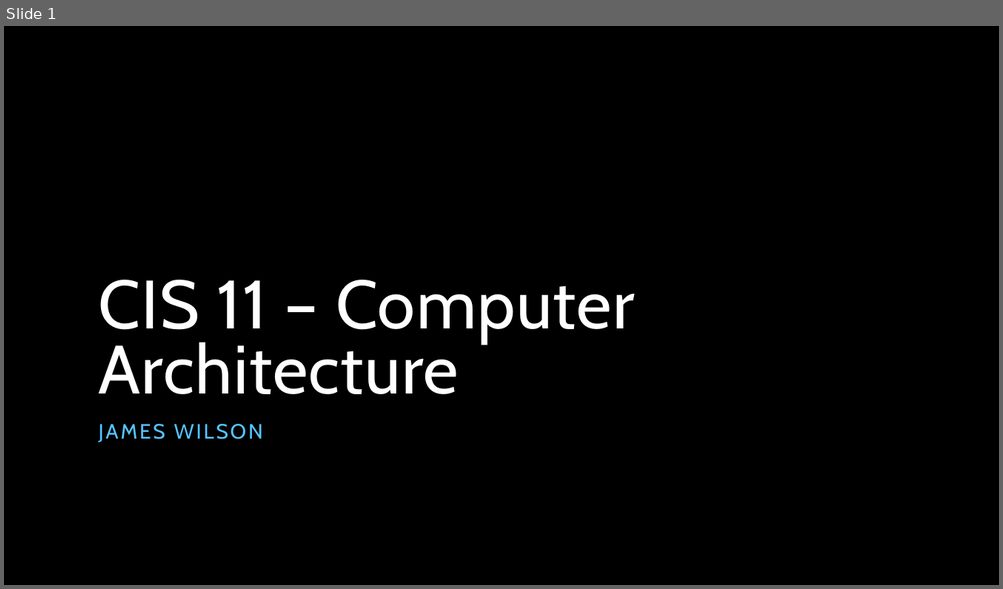
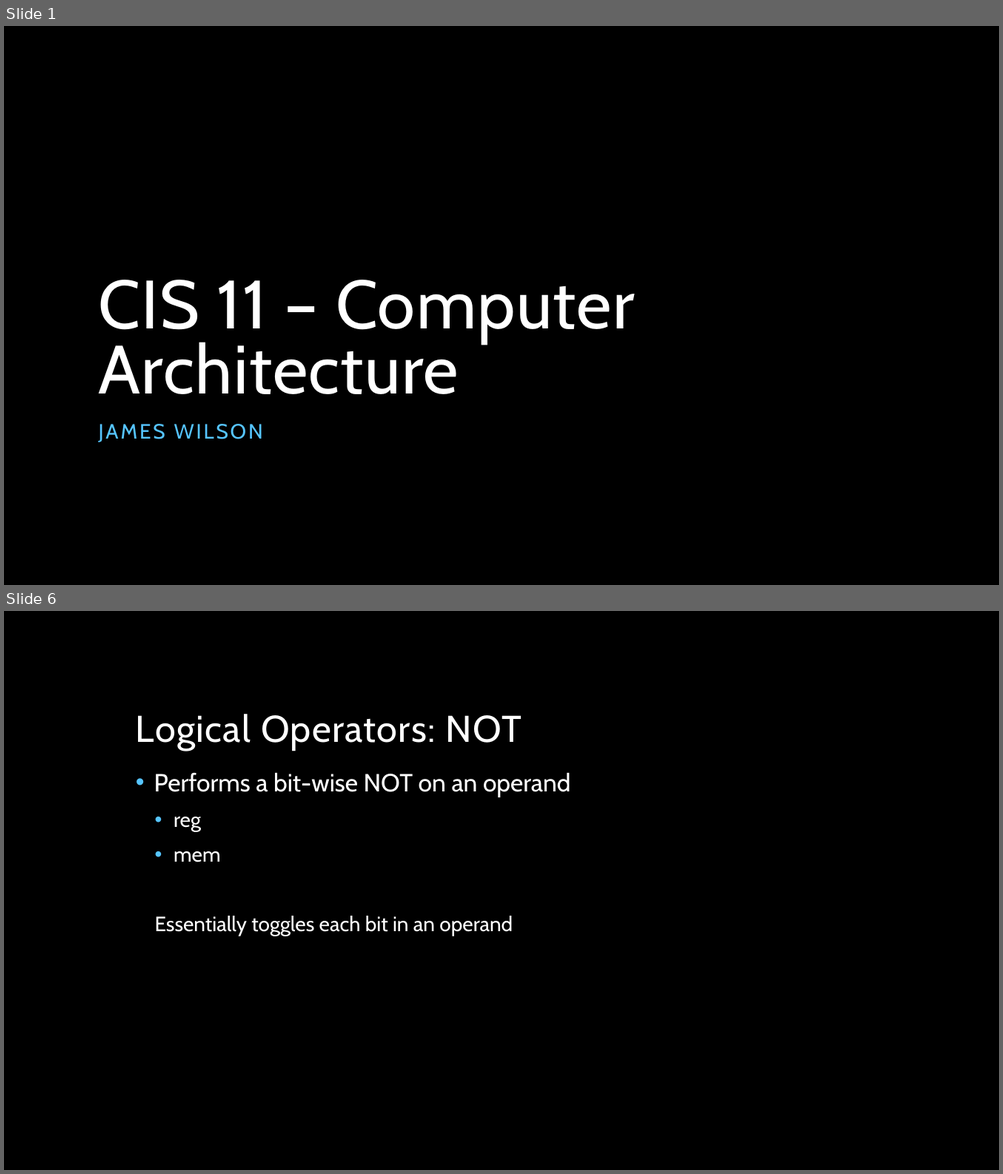
Before and after one commit to jameswilson281/CIS---11-Assembly-Programming, a slide deck: Week 7/07 - Conditional Processing.pptx. Shown one above the other, each under a label of ours: slide 1 before the commit, slides 1 and 6 after it; the slides between them are not shown. The pictures are 1003x589 and 1003x1174 pixels, drawn with LibreOffice and Linux fonts; fonts in the diff are those of the drawing; background and template pictures are left out. Boxes give left, top, right and bottom in pixels: in the first picture for what was removed or moved away, otherwise in the second. Text is boxed around its words. In the diff, an @@ line names an element or a change of style, - is before the commit and + after.

```diff
--- a/Week 7/07 - Conditional Processing.pptx
+++ b/Week 7/07 - Conditional Processing.pptx
@@ slide 6 added at [4,611,999,1170], background picture (left out) @@
@@ title added at [136,714,522,750], 36 pt, text #FFFFFF @@
+Logical Operators: NOT
@@ text added at [154,772,571,936], 20 pt, text #FFFFFF @@
+• Performs a bit-wise NOT on an operand
+  • reg
+  • mem
+  Essentially toggles each bit in an operand
```
Also in this commit, not shown: 11 other slides added, 1 other file.
